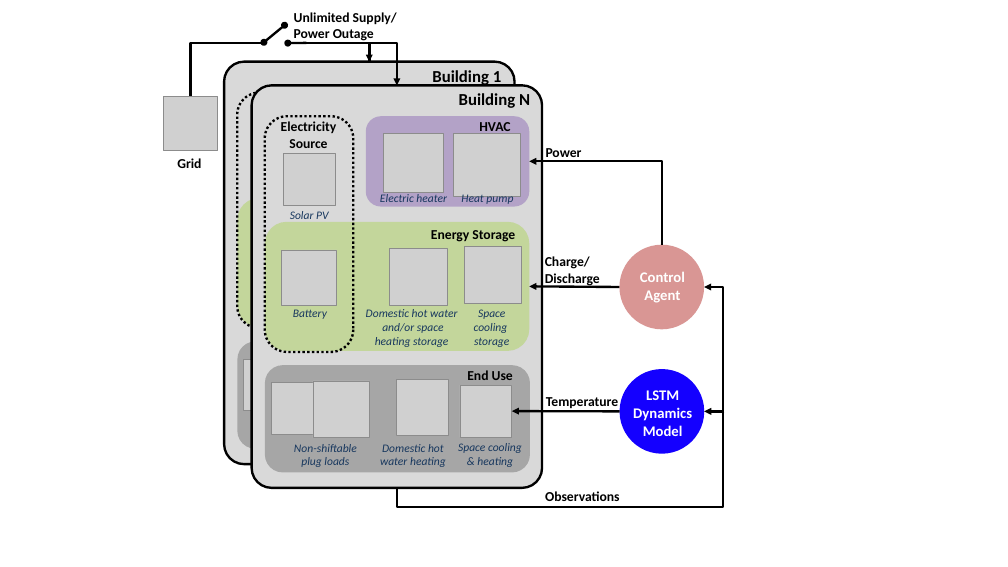
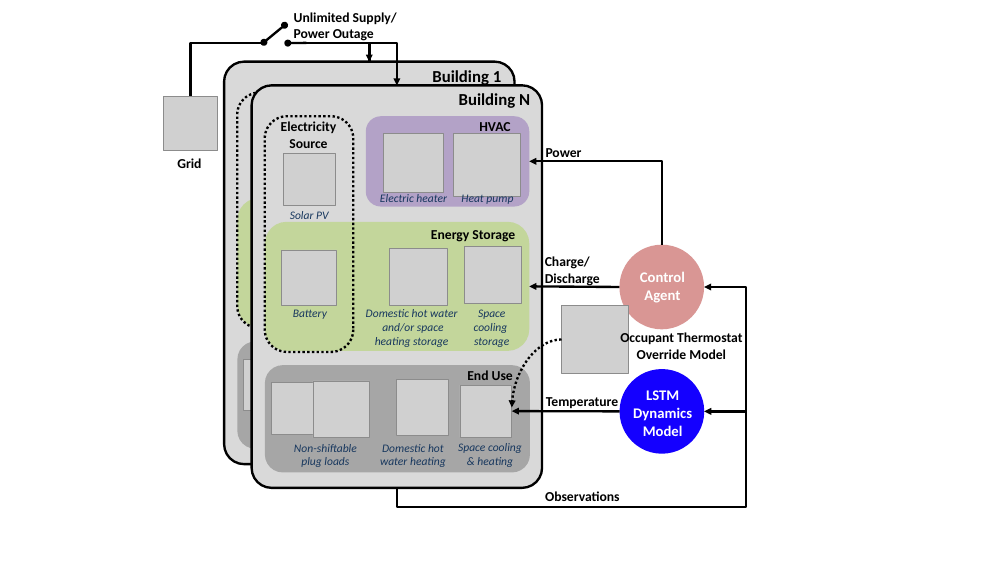
Before and after one commit to intelligent-environments-lab/CityLearn, a slide deck: slide 3 of assets/images/citylearn_systems.pptx. Drawn at 1008x567 pixels with LibreOffice and Linux fonts; fonts in the diff are those of the drawing; grey boxes stand for pictures. Boxes give left, top, right and bottom in pixels: in the first picture for what was removed or moved away, otherwise in the second. Text is boxed around its words. In the diff, an @@ line names an element or a change of style, - is before the commit and + after.

```diff
--- a/assets/images/citylearn_systems.pptx
+++ b/assets/images/citylearn_systems.pptx
@@ elbow arrow (704, 287) - (397, 488): route changed @@
@@ picture added at [562,306,629,374] @@
@@ curved arrow added from (562, 340) to (512, 408), #000000 2.25 pt dashed @@
@@ text added at [620,331,742,359], 13 pt, text #000000, bold @@
+Occupant Thermostat Override Model
@@ arrow moved from (724, 411) - (705, 411) to (747, 411) - (705, 411) @@
```
Also in this commit, not shown: 1 other slide changed, 2 slides added.
